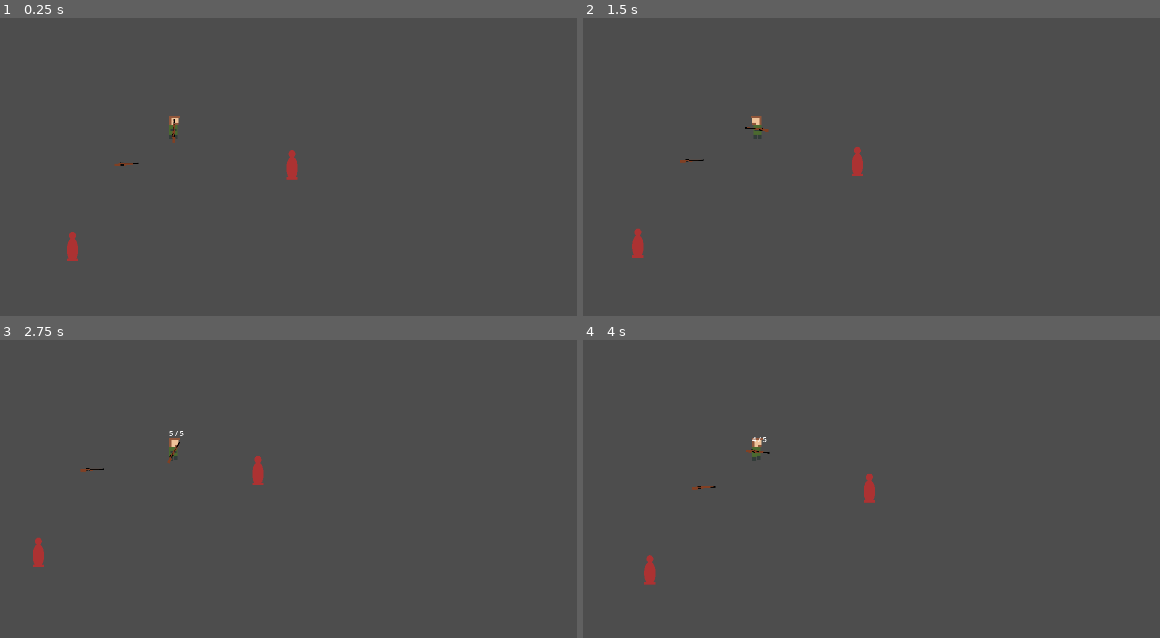
Above: before the commit, frames 1-4 (two rows, left to right).
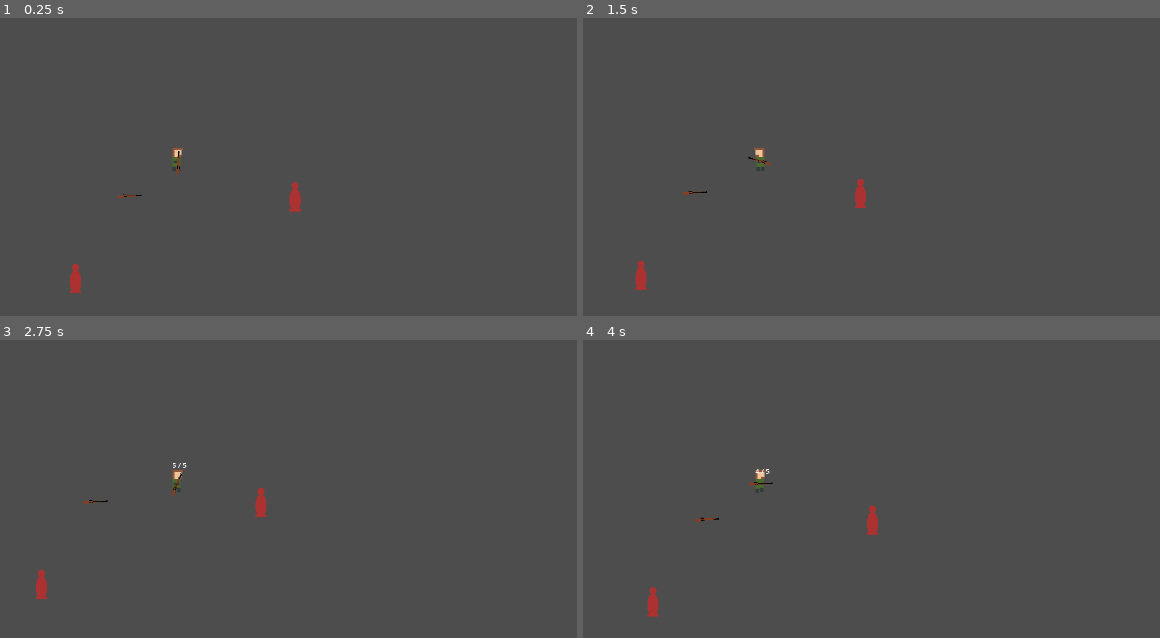
Above: after the commit, the same moments.

Repository: vikkio88/negghia
Game: Godot game, scene res://scenes/levels/test_area.tscn
Two runs of this game, one before a commit and one after it. Both use one fixed random seed, a clock stepped at 60 frames per second and the inputs below.
Inputs (mouse positions are in pixels of both pictures, inside the frame that each line leads up to):
- Up to frame 1 (0.25 s): no input
- Up to frame 2 (1.5 s): tap Enter at 0.5 s; move the mouse to (934, 74) at 0.52 s; hold Right (right) 0.53-1.28 s; tap Q (q) at 0.6 s; move the mouse to (600, 122) at 1.27 s; hold Down (down) from 1.28 s (still down); right-click (600, 122) at 1.35 s
- Up to frame 3 (2.75 s): tap Q (q) at 1.55, 2.1 s; move the mouse to (outside the picture) at 2.02 s; release Down (down) at 2.03 s; hold Right (right) from 2.03 s (still down)
- Up to frame 4 (4 s): move the mouse to (721, 509) at 2.77 s; release Right (right) at 2.78 s; hold Up (up) 2.78-3.53 s; click (721, 509) at 2.85 s; tap Q (q) at 3.05, 3.8 s; move the mouse to (998, 489) at 3.52 s; hold Left (left) from 3.53 s (still down); hold Shift (sprint) from 3.53 s (still down)

The runs differ from the first frame. In frame 1, 0.9% of the frame differs, in the area x 11-53%, y 32-93%; in frame 2, 0.9%; in frame 3, 1.0%; in frame 4, 1.0%, in the area x 10-52%, y 32-93%.

Commit message:
started working on event bus

Diff:
--- a/project.godot
+++ b/project.godot
@@ -14,6 +14,10 @@
 run/main_scene="res://scenes/levels/test_area.tscn"
 config/features=PackedStringArray("4.0", "Forward Plus")
 config/icon="res://icon.svg"
+
+[autoload]
+
+EventsBus="*res://scripts/EventsBus.gd"
 
 [display]
 
--- a/scenes/actors/hand.gd
+++ b/scenes/actors/hand.gd
@@ -1,7 +1,6 @@
 extends Node2D
 
 @onready var gun: Node2D = null
-@onready var Camera: Camera2D = $"../camera"
 
 var ads_lerp = 10
 var aim_default = Vector2(10,44)
--- a/scenes/actors/player.tscn
+++ b/scenes/actors/player.tscn
@@ -128,7 +128,3 @@
 [node name="floatph" type="Node2D" parent="."]
 position = Vector2(0, -100)
 scale = Vector2(2, 2)
-
-[node name="camera" type="Camera2D" parent="."]
-position = Vector2(26, -228)
-current = true
--- a/scenes/items/pickable.gd
+++ b/scenes/items/pickable.gd
@@ -5,7 +5,8 @@
 
 func _on_playerdetector_body_entered(body: Node2D) -> void:
 	print("player enter")
+	EventsBus.emit_signal("interactable_on", "Rifle", "Pickup", func(): queue_free())
 
 
 func _on_playerdetector_body_exited(body: Node2D) -> void:
-	print("player exit")
+	EventsBus.emit_signal("interactable_off")
--- a/scenes/levels/test_area.gd
+++ b/scenes/levels/test_area.gd
@@ -6,3 +6,11 @@
 
 func _ready() -> void:
 	Input.set_custom_mouse_cursor(arrow,Input.CURSOR_ARROW,Vector2(15,15))
+	EventsBus.connect("interactable_on",
+		func(item:String, action: String, callback : Callable):
+			print("%s, %s" % [item, action])
+	)
+
+	EventsBus.connect("interactable_off",
+		func(): print("NO MORE")
+	)
--- a/scenes/levels/test_area.tscn
+++ b/scenes/levels/test_area.tscn
@@ -16,11 +16,9 @@
 [node name="player" parent="." instance=ExtResource("1_5q1xi")]
 position = Vector2(523, 244)
 
-[node name="pos" type="Label" parent="."]
-offset_left = 1103.0
-offset_top = 4.0
-offset_right = 1143.0
-offset_bottom = 27.0
+[node name="main_camera" type="Camera2D" parent="player"]
+position = Vector2(0, -500)
+current = true
 
 [node name="dummy" parent="." instance=ExtResource("2_f870b")]
 position = Vector2(1025, 411)
--- /dev/null
+++ b/scripts/EventsBus.gd
@@ -0,0 +1,7 @@
+extends Node
+
+signal interactable_on(item: String, action: String, callback: Callable)
+signal interactable_off(callback: Callable)
+
+func _ready() -> void:
+	pass
